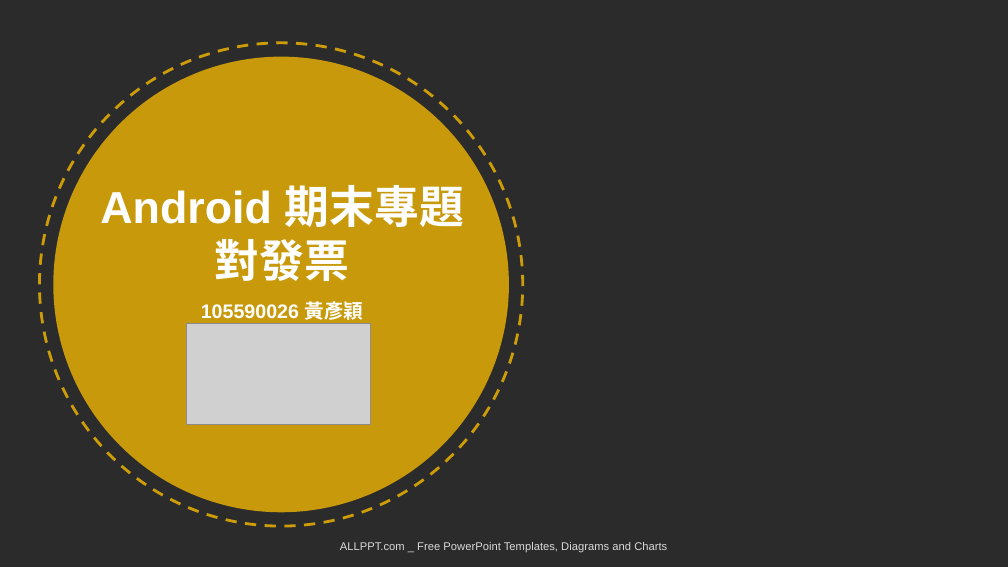
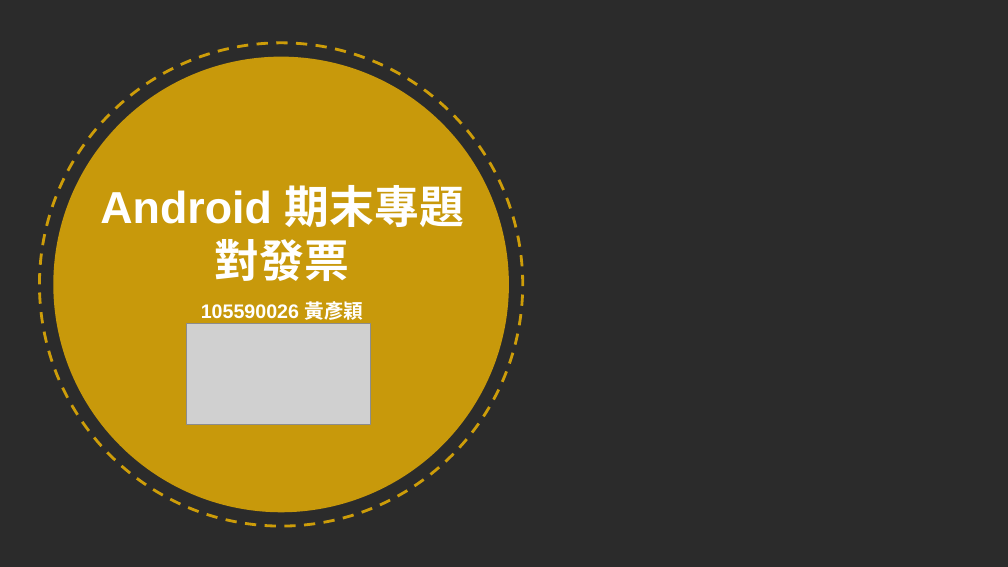
Before and after one commit to finish331/Android-Project, a slide deck: slide 1 of Working-On-Laptop-PowerPoint-Templates-Widescreen.pptx. Drawn at 1008x567 pixels with LibreOffice and Linux fonts; fonts in the diff are those of the drawing; grey boxes stand for pictures; background and template pictures are left out; a plain dark background stands for a picture behind light text. Boxes give left, top, right and bottom in pixels: in the first picture for what was removed or moved away, otherwise in the second. Text is boxed around its words. In the diff, an @@ line names an element or a change of style, - is before the commit and + after.

```diff
--- a/Working-On-Laptop-PowerPoint-Templates-Widescreen.pptx
+++ b/Working-On-Laptop-PowerPoint-Templates-Widescreen.pptx
@@ text removed at (340, 542, 667, 552) @@
-ALLPPT.com _ Free PowerPoint Templates, Diagrams and Charts
```
Also in this commit, not shown: 2 other slides changed, 1 other file.
